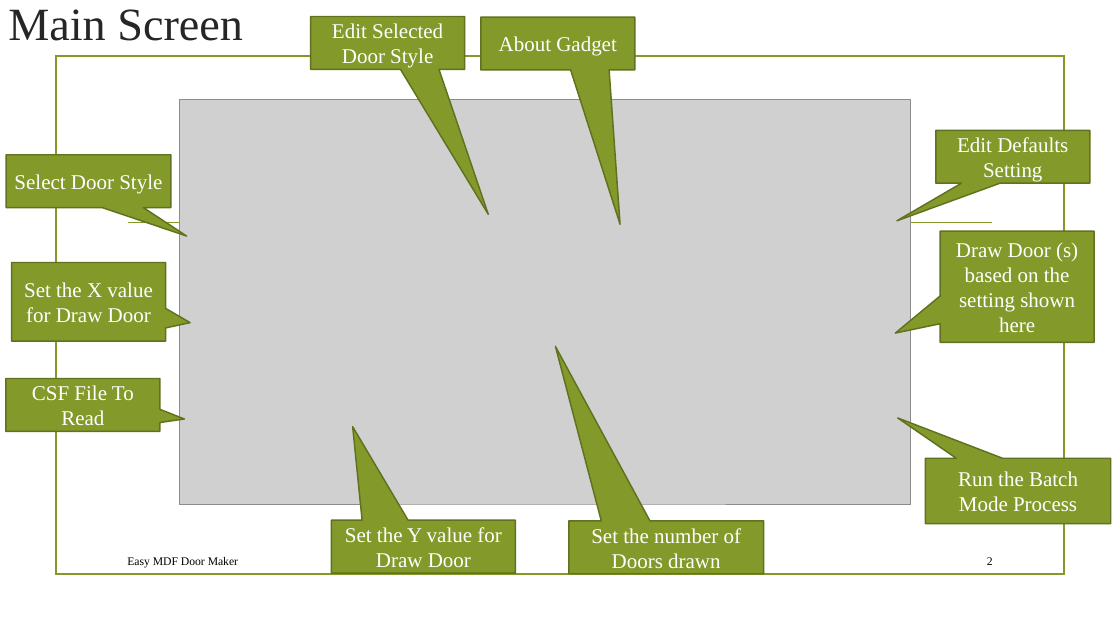
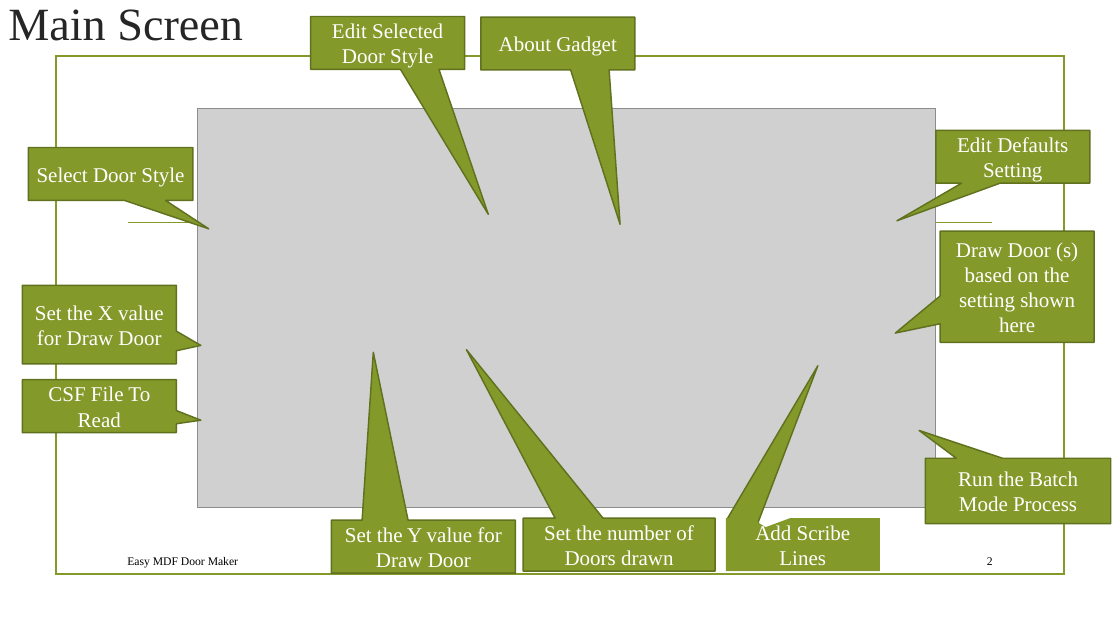
Before and after one commit to JimAndI/Gadgets, a slide deck: slide 2 of VCarve Pro V11.0/EasyTools/EasyMDFDoorMaker/Documents/EasyMDFDoorMaker_Ver09.pptx. Drawn at 1120x630 pixels with LibreOffice and Linux fonts; fonts in the diff are those of the drawing; grey boxes stand for pictures; background and template pictures are left out. Boxes give left, top, right and bottom in pixels: in the first picture for what was removed or moved away, otherwise in the second. Text is boxed around its words. In the diff, an @@ line names an element or a change of style, - is before the commit and + after.

```diff
--- a/VCarve Pro V11.0/EasyTools/EasyMDFDoorMaker/Documents/EasyMDFDoorMaker_Ver09.pptx
+++ b/VCarve Pro V11.0/EasyTools/EasyMDFDoorMaker/Documents/EasyMDFDoorMaker_Ver09.pptx
@@ picture: place and size @@
-picture at [180,99,910,504]
+picture at [197,108,936,507]
@@ speech box "Select Door Style": place and size @@
-speech box "Select Door Style" at [6,155,171,208]
+speech box "Select Door Style" at [29,148,193,201]
@@ speech box "Set the X value for ...": place and size @@
-speech box "Set the X value for ..." at [12,263,166,342]
+speech box "Set the X value for ..." at [23,286,176,365]
@@ speech box "CSF File To Read": place and size @@
-speech box "CSF File To Read" at [6,379,160,432]
+speech box "CSF File To Read" at [23,380,176,433]
@@ triangle added at [729,366,844,533], fill #83992A, outline #61711F 1.25 pt @@
@@ speech box "Run the Batch Mode Process" at [926,459,1112,524]: proportions changed @@
@@ speech box "Set the number of Doors ..." at [523,518,715,571]: proportions changed @@
@@ speech box "Set the number of Doors ...": place and size @@
-speech box "Set the number of Doors ..." at [569,521,764,574]
+speech box "Set the number of Doors ..." at [523,518,715,571]
@@ speech box added at [726,518,880,571], fill #83992A, 18 pt, text #FFFFFF @@
+Add Scribe Lines
```
Also in this commit, not shown: 1 other slide changed, 1 slide added, 41 other files.
